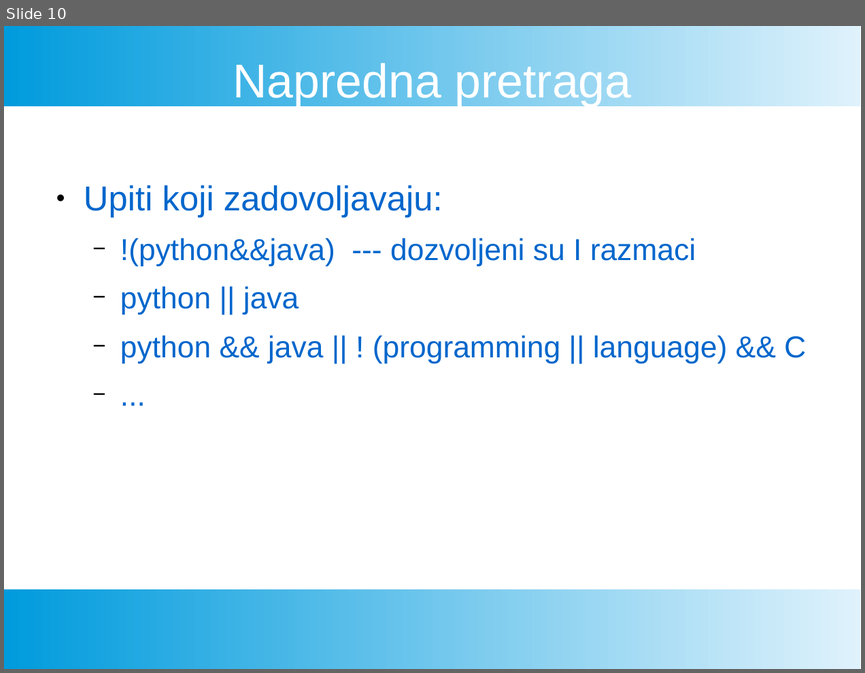
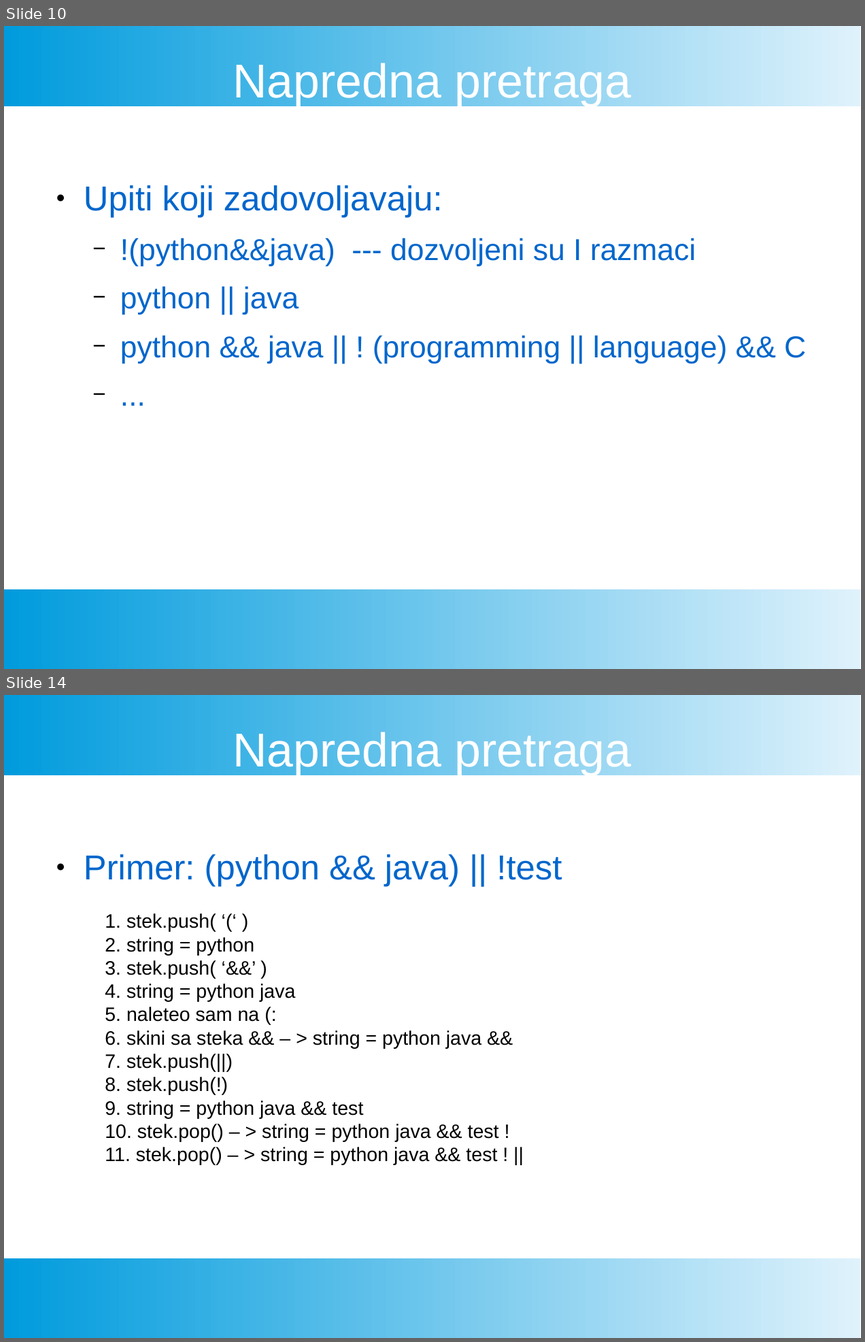
Before and after one commit to FTN-E2-materials/SearchEngine, a slide deck: ProjekatPrezentacija.pptx. Shown one above the other, each under a label of ours: slide 10 before the commit, slides 10 and 14 after it; the slides between them are not shown. The pictures are 865x673 and 865x1342 pixels, drawn with LibreOffice and Linux fonts; fonts in the diff are those of the drawing. Boxes give left, top, right and bottom in pixels: in the first picture for what was removed or moved away, otherwise in the second. Text is boxed around its words. In the diff, an @@ line names an element or a change of style, - is before the commit and + after.

Commit message:
dodata napredna pretraga u prezentaciju

```diff
--- a/ProjekatPrezentacija.pptx
+++ b/ProjekatPrezentacija.pptx
@@ slide 14 added at <box>4,695,861,1338</box>, background #FFFFFF; not listed: 2 template elements that a slide beside it also shows @@
@@ text added at <box>233,732,632,775</box>, 44 pt, text #FFFFFF @@
+Napredna pretraga
@@ text added at <box>84,854,562,887</box>, 32 pt, text #0066CC @@
+● Primer: (python && java) || !test
@@ text added at <box>105,913,499,1165</box>, 18 pt, text #000000 @@
+1. stek.push( ‘(‘ )
+2. string = python
+3. stek.push( ‘&&’ )
+4. string = python java
+5. naleteo sam na (:
+6. skini sa steka && – > string = python java &&
+7. stek.push(||)
+8. stek.push(!)
+9. string = python java && test
+10. stek.pop() – > string = python java && test !
+11. stek.pop() – > string = python java && test ! ||
```
Also in this commit, not shown: 9 other slides added, 1 slide removed, 1 other file.
